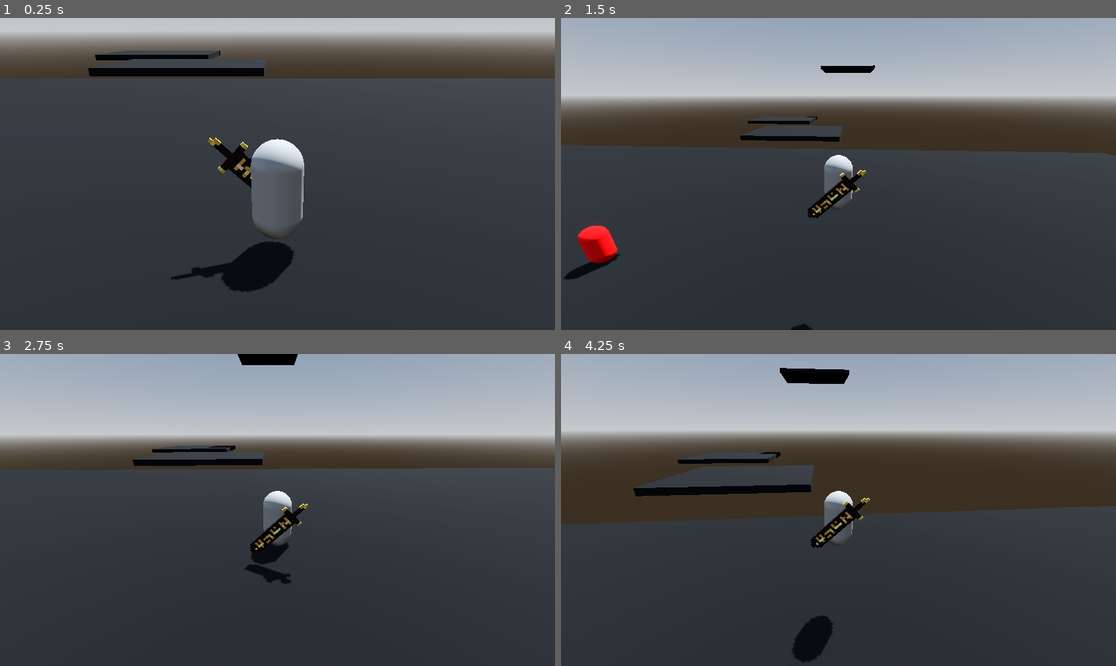
Above: before the commit, frames 1-4 (two rows, left to right).
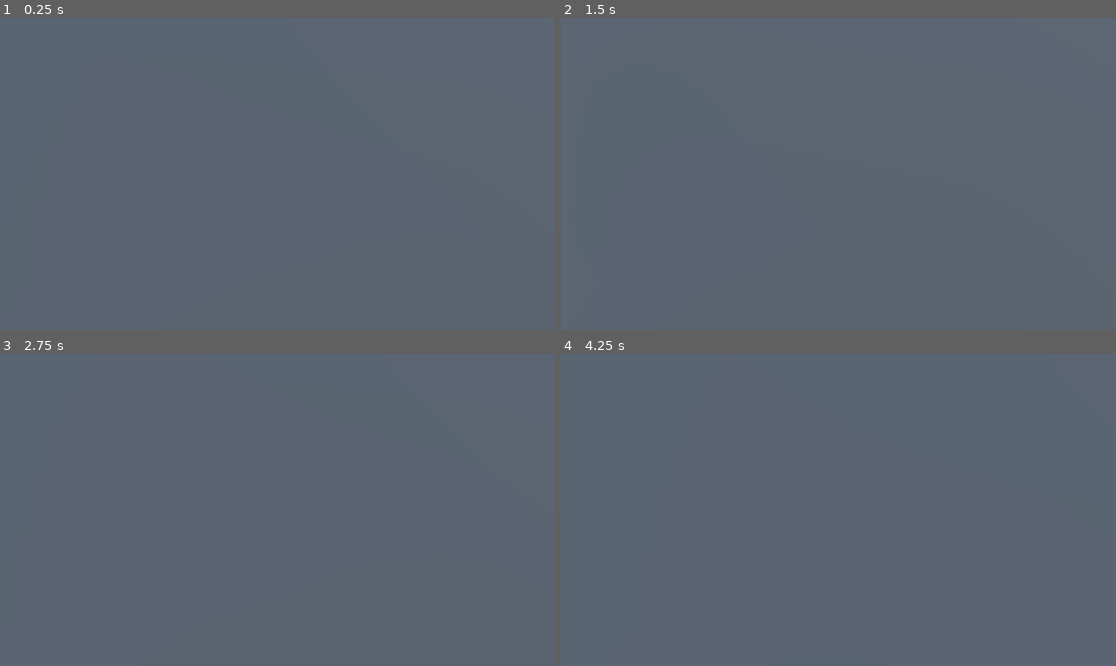
Above: after the commit, the same moments.

Repository: ChristopherBotha/CanonSavio
Game: Godot game, scene res://levels/World.tscn
Two runs of this game, one before a commit and one after it. Both use one fixed random seed, a clock stepped at 60 frames per second and the inputs below.
Inputs (mouse positions are in pixels of both pictures, inside the frame that each line leads up to):
- Up to frame 1 (0.25 s): no input
- Up to frame 2 (1.5 s): tap Enter (ui_accept) at 0.5, 0.77 s; move the mouse to (866, 174) at 0.52 s; press the mouse at (866, 174) at 0.53 s; hold W (up) from 0.53 s (still down); tap Shift (sprint) at 0.8, 1.35 s; move the mouse to (810, 174) at 1.27 s; release the mouse at (810, 174) at 1.28 s
- Up to frame 3 (2.75 s): keep holding W (up); tap Enter (ui_accept) at 1.52 s; click (249, 510) at 1.55 s; move the mouse to (288, 503) at 2.02 s; press the mouse at (288, 503) at 2.03 s; tap Shift (sprint) at 2.3 s
- Up to frame 4 (4.25 s): keep holding W (up); move the mouse to (832, 516) at 2.77 s; release the mouse at (832, 516) at 2.78 s; tap Shift (sprint) at 2.85, 3.8 s; tap Enter (ui_accept) at 3.02, 3.77 s; click (832, 516) at 3.05 s; move the mouse to (877, 513) at 3.52 s; press the mouse at (877, 513) at 3.53 s

The runs differ from the first frame. In frame 1, 98% of the frame differs, in the area x 0-100%, y 0-100%; in frame 2, 99%; in frame 3, 99%; in frame 4, 99%.

Commit message:
chain machanic

Diff:
--- a/Enemies/enemy.tscn
+++ b/Enemies/enemy.tscn
@@ -10,6 +10,8 @@
 [sub_resource type="CapsuleShape3D" id="CapsuleShape3D_vp1y6"]
 
 [node name="Enemy" type="CharacterBody3D" groups=["Enemies"]]
+collision_layer = 2
+collision_mask = 5
 script = ExtResource("1_1tkjx")
 
 [node name="MeshInstance3D" type="MeshInstance3D" parent="."]
--- a/Player/Camera3D.gd
+++ b/Player/Camera3D.gd
@@ -4,11 +4,6 @@
 var max_shake = 0.005
 
 var player_pos
-
-@export var camera_pos_Min : float = 10.0
-@export var camera_pos_z : float = camera_pos_Min
-@export var cam_zoom_Max : float = 2.0
-@export var cam_Zoom_Out : float = 20.0
 
 @export var delay : float = 0.05
 @export  var y_axis = 10
@@ -17,10 +12,7 @@
 
 # Called when the node enters the scene tree for the first time.
 func _ready():
-
-#	SignalBus.connect("trauma",traumas)
-	pass # Replace with function body.
-
+	SignalBus.connect("trauma",traumas)
 
 # Called every frame. 'delta' is the elapsed time since the previous frame.
 func _process(delta):
@@ -31,7 +23,6 @@
 	trauma = min(max(0, trauma - delta*2), 1)
 	frustum_offset = Vector2((2*randf() - 1)*max_shake*trauma*trauma, (2*randf() - 1)*max_shake*trauma*trauma)
 
-	pass
 
 func traumas(val,timer):
 	trauma = val
--- a/Player/Player.gd
+++ b/Player/Player.gd
@@ -3,8 +3,6 @@
 
 var SPEED = 5.0
 var JUMP_VELOCITY = 4.5
-
-
 
 # Get the gravity from the project settings to be synced with RigidBody nodes.
 var gravity = ProjectSettings.get_setting("physics/3d/default_gravity")
@@ -21,6 +19,8 @@
 @onready var back = $Body/Back
 @onready var camera = $Camera_Orbit/h/v/SpringArm3D/Camera3D
 @onready var cams = $Camera_Orbit
+@onready var hand = $Body/hand
+
 var h_rot
 
 func _physics_process(delta):
@@ -73,11 +73,11 @@
 	if Input.is_action_pressed("sprint"):
 		SPEED = maxSpeed
 		handleInput(delta)
-		camera.fov = move_toward(camera.fov, 90, 0.5)
+		camera.near = move_toward(camera.near, 0.5, 0.02)
 	else:
 		SPEED = 5.0
 		handleInput(delta)
-		camera.fov = move_toward(camera.fov, 75, 0.5)
+		camera.near = move_toward(camera.near, 0.8, 0.02)
 
 
 func _unhandled_input(event: InputEvent) -> void:
@@ -86,3 +86,10 @@
 
 	if event.is_action_pressed("ui_cancel"):
 		Input.set_mouse_mode(Input.MOUSE_MODE_VISIBLE)
+
+
+func _on_hand_body_entered(body):
+	if body.is_in_group("Enemies"):
+		SignalBus.emit_signal("releaseVictim",null)
+
+	pass # Replace with function body.
--- a/Player/Player.tscn
+++ b/Player/Player.tscn
@@ -9,6 +9,7 @@
 [ext_resource type="ArrayMesh" uid="uid://8m40bfpr1i3" path="res://weapons/Sword-0-Sword.obj" id="6_dphkx"]
 [ext_resource type="Texture2D" uid="uid://butna4rf3v77n" path="res://weapons/Sword-0-Sword.png" id="7_bk4g1"]
 [ext_resource type="PackedScene" uid="uid://bgeptktrjpeup" path="res://weapons/chain.tscn" id="7_cliux"]
+[ext_resource type="PackedScene" uid="uid://fn4ue284pmgv" path="res://motion_blur/motion_blur.tscn" id="7_ot74o"]
 
 [sub_resource type="CapsuleShape3D" id="CapsuleShape3D_5u2jp"]
 
@@ -16,6 +17,9 @@
 
 [sub_resource type="StandardMaterial3D" id="StandardMaterial3D_64tf8"]
 albedo_texture = ExtResource("7_bk4g1")
+
+[sub_resource type="BoxShape3D" id="BoxShape3D_0y4bp"]
+size = Vector3(1, 1, 0.122059)
 
 [sub_resource type="CapsuleShape3D" id="CapsuleShape3D_7wy4n"]
 
@@ -43,7 +47,16 @@
 surface_material_override/0 = SubResource("StandardMaterial3D_64tf8")
 
 [node name="Chain2" parent="Body" instance=ExtResource("7_cliux")]
-transform = Transform3D(1, 0, 0, 0, 1, 0, 0, 0, 1, 0, 0, 0.41226)
+transform = Transform3D(1, 0, 0, 0, 1, 0, 0, 0, 1, 0, 0, 0.573027)
+
+[node name="hand" type="Area3D" parent="Body"]
+transform = Transform3D(1, 0, 0, 0, 1, 0, 0, 0, 1, 0, 0, 1.07376)
+collision_layer = 0
+collision_mask = 2
+
+[node name="CollisionShape3D" type="CollisionShape3D" parent="Body/hand"]
+transform = Transform3D(1, 0, 0, 0, 1, 0, 0, 0, 1, 0, 0, -0.357233)
+shape = SubResource("BoxShape3D_0y4bp")
 
 [node name="Camera_Orbit" type="Node3D" parent="."]
 script = ExtResource("2_60t8r")
@@ -60,8 +73,11 @@
 
 [node name="Camera3D" type="Camera3D" parent="Camera_Orbit/h/v/SpringArm3D"]
 transform = Transform3D(1, 0, 0, 0, 0.933755, 0.357912, 0, -0.357912, 0.933755, 0, 2.22281, 3.60407)
-fov = 37.8493
+projection = 2
+near = 0.8
 script = ExtResource("2_b20r0")
+
+[node name="motion_blur" parent="Camera_Orbit/h/v/SpringArm3D/Camera3D" instance=ExtResource("7_ot74o")]
 
 [node name="State_Machine" type="Node" parent="."]
 script = ExtResource("4_5n36r")
@@ -69,3 +85,5 @@
 
 [node name="Idle" type="Node" parent="State_Machine"]
 script = ExtResource("5_ttj82")
+
+[connection signal="body_entered" from="Body/hand" to="." method="_on_hand_body_entered"]
--- a/scripts/SignalBus.gd
+++ b/scripts/SignalBus.gd
@@ -24,3 +24,5 @@
 
 #moveplatform
 signal movePlatform()
+
+signal releaseVictim(val)
--- a/weapons/Chain.gd
+++ b/weapons/Chain.gd
@@ -4,35 +4,25 @@
 var victim = null
 var chained : bool = false
 
+func _ready():
+	SignalBus.connect("releaseVictim", releaseVic)
+
 # Called every frame. 'delta' is the elapsed time since the previous frame.
 func _process(delta):
 	print(chained)
 
-	if $RayCast3D.get_collider():
-		if Input.is_action_pressed("chain") and chained == false:
-			distance = transform.origin.distance_to($RayCast3D.get_collision_point())
-			$Scaler.scale.z = distance / 2
-			chained = true
-			if victim != null :
-				victim.global_position = victim.global_position.lerp(owner.global_position, 0.5)
-				if victim.global_position == owner.global_position:
-					$Scaler.scale.z = 0.001
-					await get_tree().create_timer(4).timeout
-					victim = null
-					chained = false
-			else:
-				await get_tree().create_timer(4).timeout
+	if $RayCast3D.is_colliding():
+		if $RayCast3D.get_collider().is_in_group("Enemies") and chained == false:
+			victim = $RayCast3D.get_collider()
+			if Input.is_action_pressed("chain") :
+				SignalBus.emit_signal("trauma",0.5,0.2)
+				chained = true
+				await get_tree().create_timer(3).timeout
+				victim = null
 				chained = false
-	else:
-		$Scaler.scale.z = 0.001
-		await get_tree().create_timer(4).timeout
-		chained = false
 
+	if victim != null and chained == true:
+		victim.global_position = victim.global_position.lerp(owner.hand.global_position, 0.5)
 
-
-func _on_area_3d_body_entered(body):
-	if body.is_in_group("Enemies"):
-		victim = body
-
-func _on_area_3d_body_exited(body):
-	pass # Replace with function body.
+func releaseVic(val):
+	victim = val
--- a/weapons/chain.tscn
+++ b/weapons/chain.tscn
@@ -11,6 +11,7 @@
 
 [node name="RayCast3D" type="RayCast3D" parent="."]
 target_position = Vector3(0, 0, 1000)
+collision_mask = 2
 
 [node name="Scaler" type="Node3D" parent="."]
 transform = Transform3D(0.02, 0, 0, 0, 0.02, 0, 0, 0, 0.02, 0, 0, 1)
@@ -23,6 +24,3 @@
 [node name="CollisionShape3D" type="CollisionShape3D" parent="Scaler/Area3D"]
 transform = Transform3D(1.3, 0, 0, 0, 1.3, 0, 0, 0, 1.3, 0, 0, 0)
 shape = SubResource("BoxShape3D_rljjr")
-
-[connection signal="body_entered" from="Scaler/Area3D" to="." method="_on_area_3d_body_entered"]
-[connection signal="body_exited" from="Scaler/Area3D" to="." method="_on_area_3d_body_exited"]
Not shown: 1 places in Player/Player.tscn that only renumber resources
